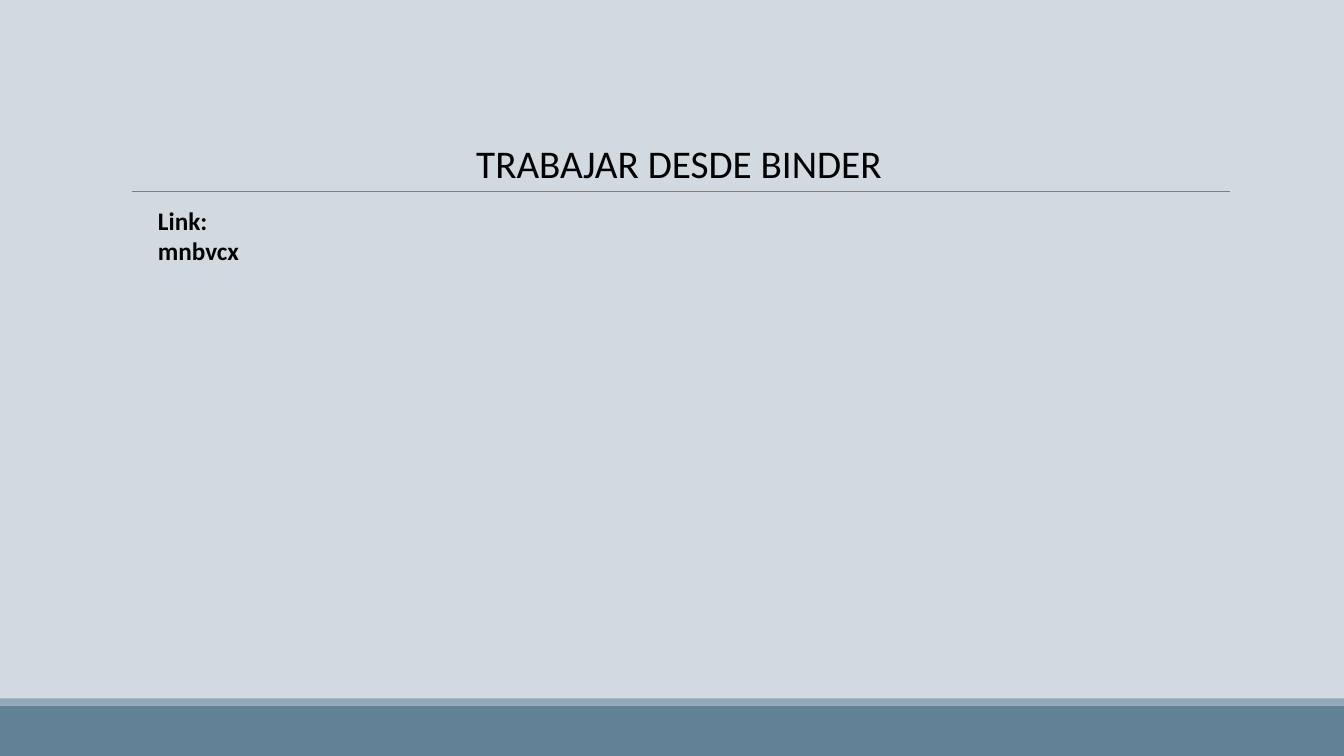
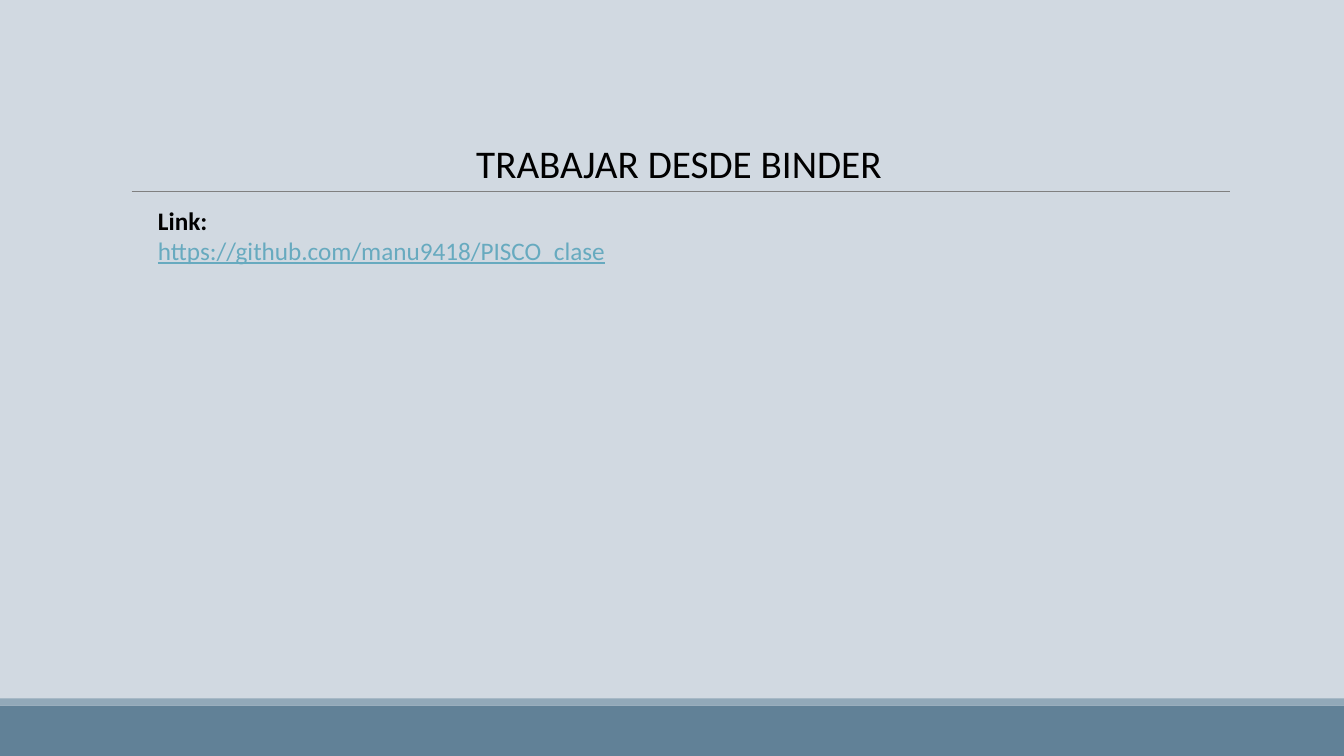
Before and after one commit to manu9418/PISCO_clase, a slide deck: slide 7 of PISCO_clase.pptx. Drawn at 1344x756 pixels with LibreOffice and Linux fonts; fonts in the diff are those of the drawing. Boxes give left, top, right and bottom in pixels: in the first picture for what was removed or moved away, otherwise in the second. Text is boxed around its words. In the diff, an @@ line names an element or a change of style, - is before the commit and + after.

Commit message:
update ppt link repo

```diff
--- a/PISCO_clase.pptx
+++ b/PISCO_clase.pptx
@@ text at <box>158,242,605,264</box>: text changed; text colour #000000 to #67AABF; bold off @@
-mnbvcx
+https://github.com/manu9418/PISCO_clase
```
